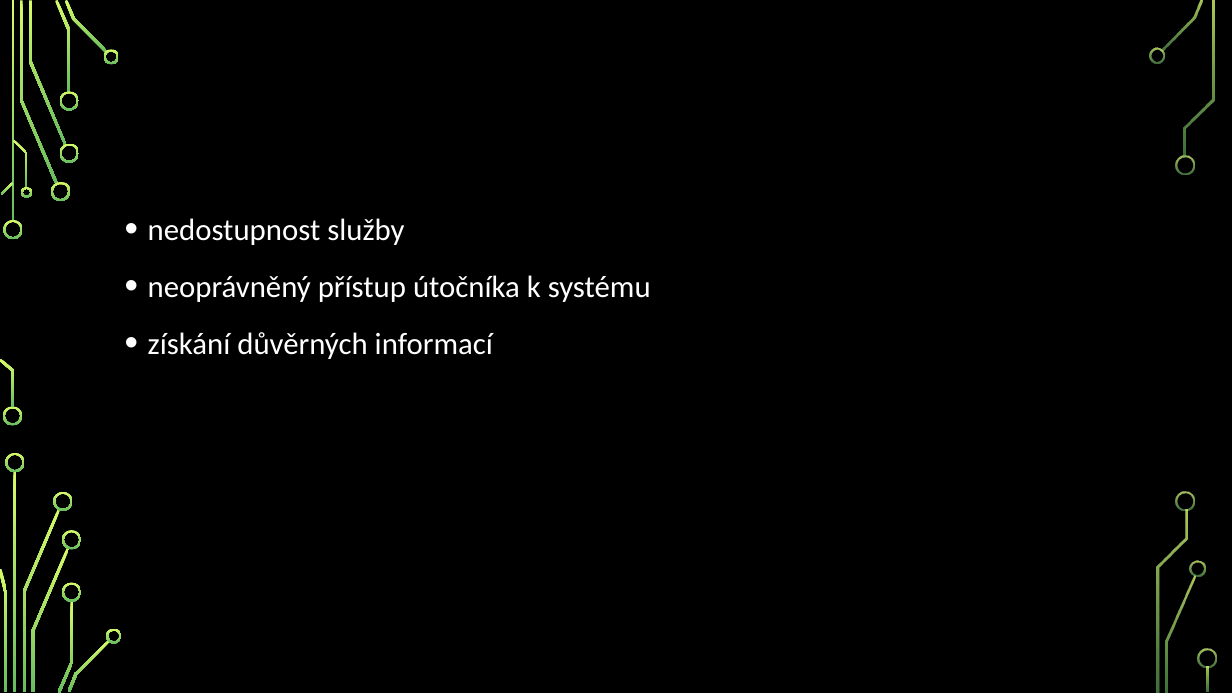
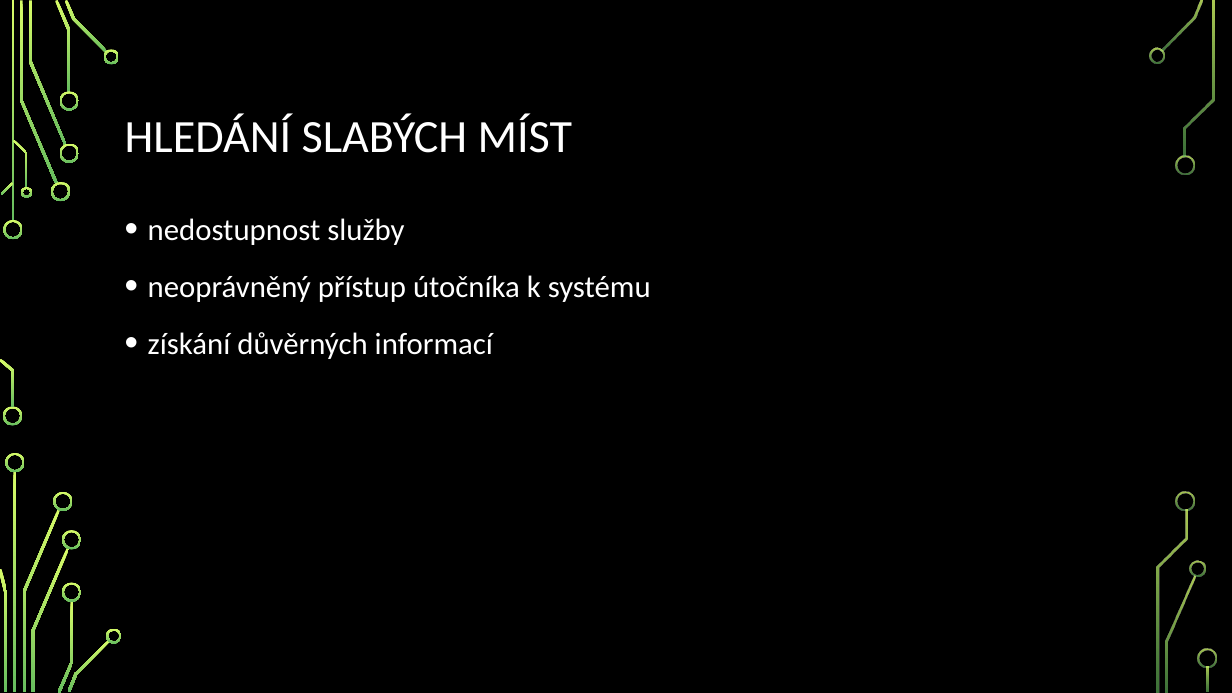
Before and after one commit to OpltFrantisek/BET-Seminarka, a slide deck: slide 2 of in progress/Ověření bezpečnosti.pptx. Drawn at 1232x693 pixels with LibreOffice and Linux fonts; fonts in the diff are those of the drawing; background and template pictures are left out. Boxes give left, top, right and bottom in pixels: in the first picture for what was removed or moved away, otherwise in the second. Text is boxed around its words. In the diff, an @@ line names an element or a change of style, - is before the commit and + after.

```diff
--- a/in progress/Ověření bezpečnosti.pptx
+++ b/in progress/Ověření bezpečnosti.pptx
@@ title added at [125, 113, 572, 153], 36 pt, text #FFFFFF @@
+HLEDÁNÍ SLABÝCH MÍST
```
Also in this commit, not shown: 6 slides added, 1 slide removed.
